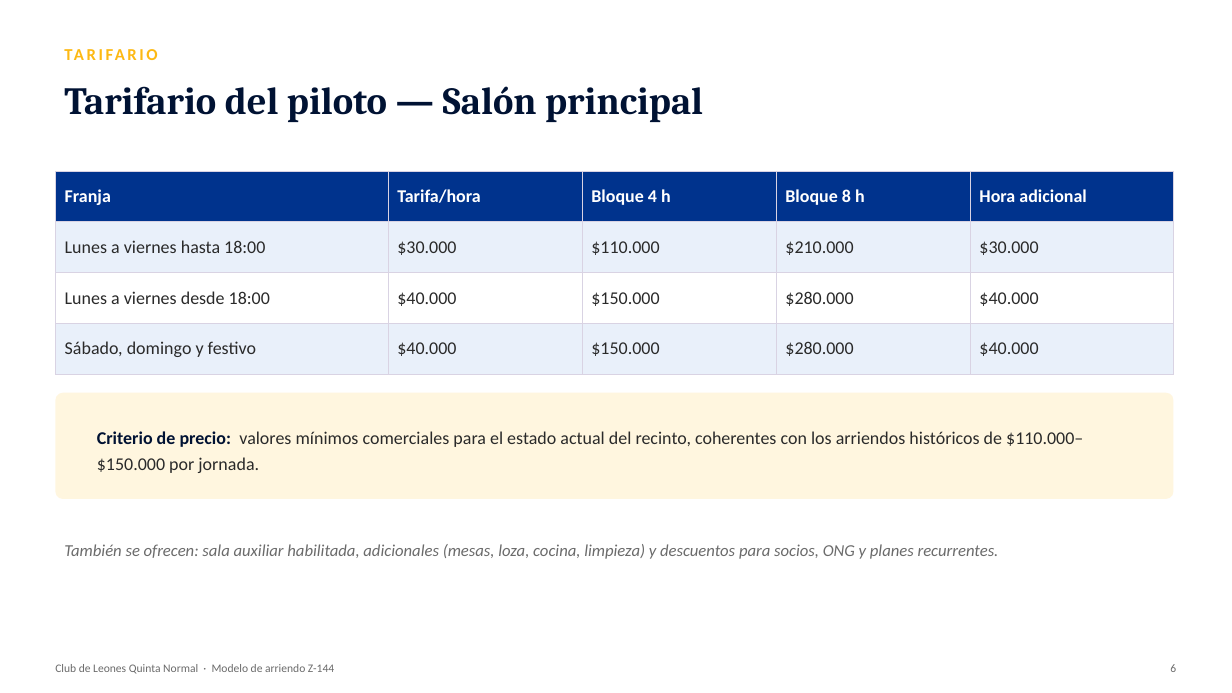
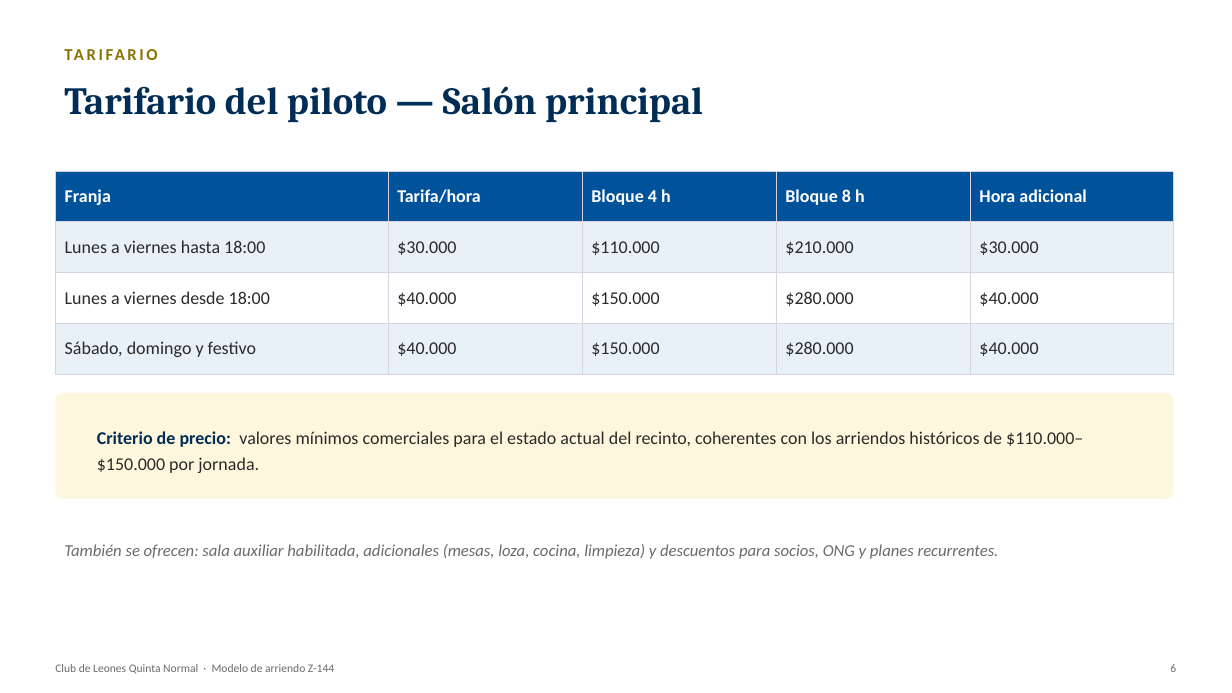
Before and after one commit to wbarrientosd-svg/claude, a slide deck: slide 6 of informes/Presentacion_Modelo_Arriendo_Club_Leones_Z144.pptx. Drawn at 1232x693 pixels with LibreOffice and Linux fonts; fonts in the diff are those of the drawing. Boxes give left, top, right and bottom in pixels: in the first picture for what was removed or moved away, otherwise in the second. Text is boxed around its words. In the diff, an @@ line names an element or a change of style, - is before the commit and + after.

```diff
--- a/informes/Presentacion_Modelo_Arriendo_Club_Leones_Z144.pptx
+++ b/informes/Presentacion_Modelo_Arriendo_Club_Leones_Z144.pptx
@@ text "TARIFARIO" at bbox=[55, 39, 980, 68]: text colour #FDB913 to #8C7200 @@
@@ text "Tarifario del piloto — Salón ..." at bbox=[64, 86, 703, 122]: text colour #001233 to #002D55 @@
@@ table at bbox=[55, 171, 1174, 365] @@
@@ fill #00338D to #00529B in row 1 @@
@@ fill #E9F0FA to #E8F0F8 in 10 cells @@
@@ rounded rectangle at bbox=[55, 393, 1174, 499]: fill #FFF6DF to #FFF7DD @@
@@ text "Criterio de precio: valores mínimos ..." at bbox=[97, 431, 1083, 473]: text colour #001233 to #002D55 in "Criterio de precio:" @@
```
Also in this commit, not shown: 9 other slides changed, 1 other file.
